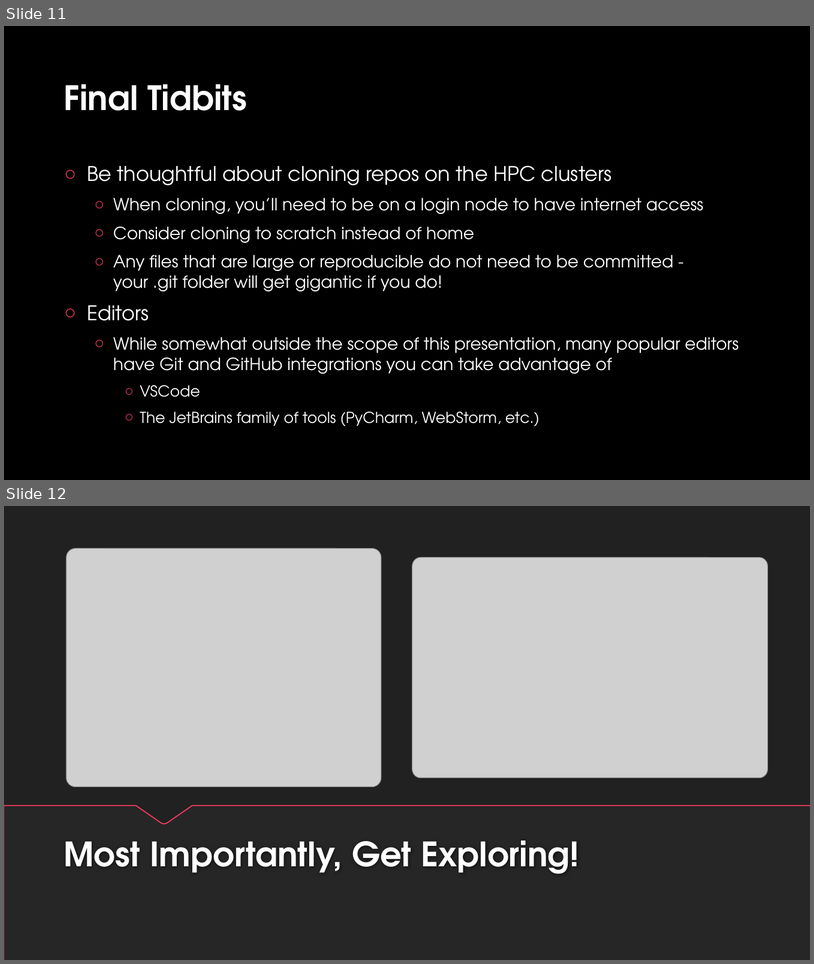
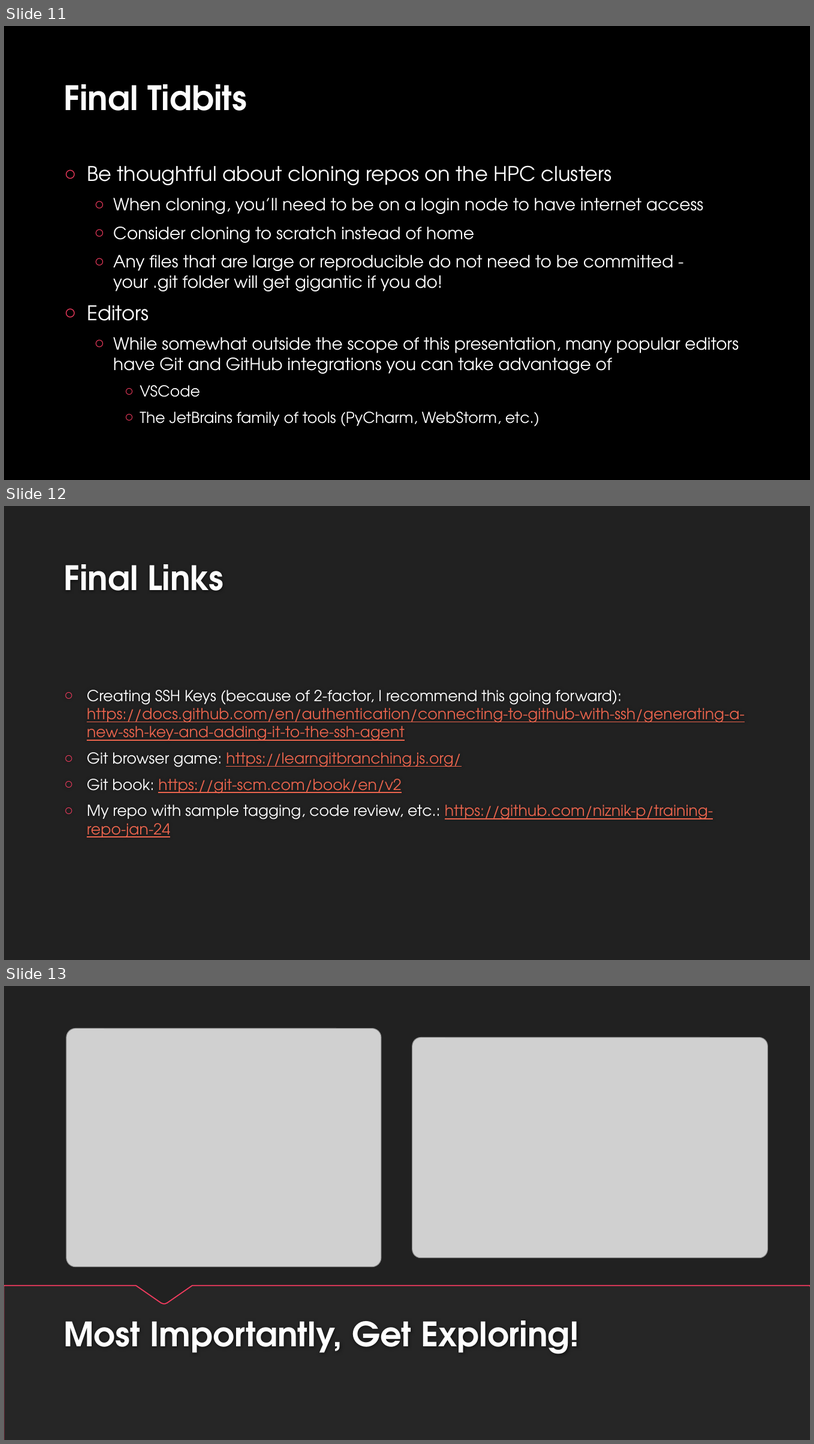
Before and after one commit to niznik-p/24-01-git-github, a slide deck: 2024_01_23_github.pptx. Shown one above the other, each under a label of ours: slides 11 and 12 before the commit, slides 11, 12 and 13 after it. The pictures are 814x964 and 814x1444 pixels, drawn with LibreOffice and Linux fonts; fonts in the diff are those of the drawing; grey boxes stand for pictures; background and template pictures are left out. Boxes give left, top, right and bottom in pixels: in the first picture for what was removed or moved away, otherwise in the second. Text is boxed around its words. In the diff, an @@ line names an element or a change of style, - is before the commit and + after.

Commit message:
Add extra links from today's workshop

```diff
--- a/2024_01_23_github.pptx
+++ b/2024_01_23_github.pptx
@@ slide 12 added at [4,506,810,960], background #212121 @@
@@ title added at [63,564,224,591], 40 pt, text #FEFEFE, bold @@
+Final Links
@@ text added at [87,690,745,837], 18 pt, text #E9644D, underline @@
+○ Creating SSH Keys (because of 2-factor, I recommend this going forward): https://docs.github.com/en/authentication/connecting-to-github-with-ssh/generating-a-new-ssh-key-and-adding-it-to-the-ssh-agent
+○ Git browser game: https://learngitbranching.js.org/
+○ Git book: https://git-scm.com/book/en/v2
+○ My repo with sample tagging, code review, etc.: https://github.com/niznik-p/training-repo-jan-24
@@ what was slide 12 is now slide 13 @@
```
